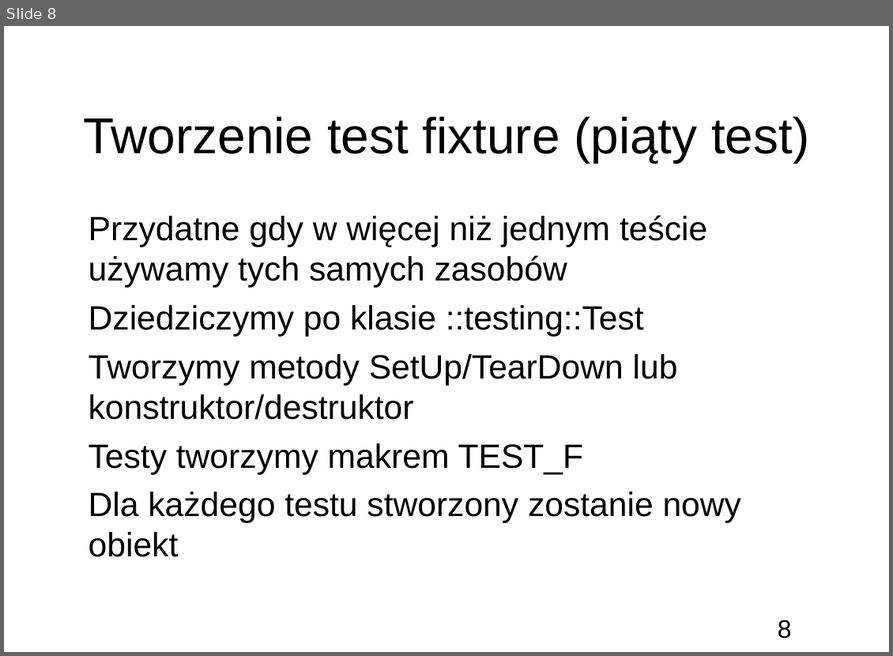
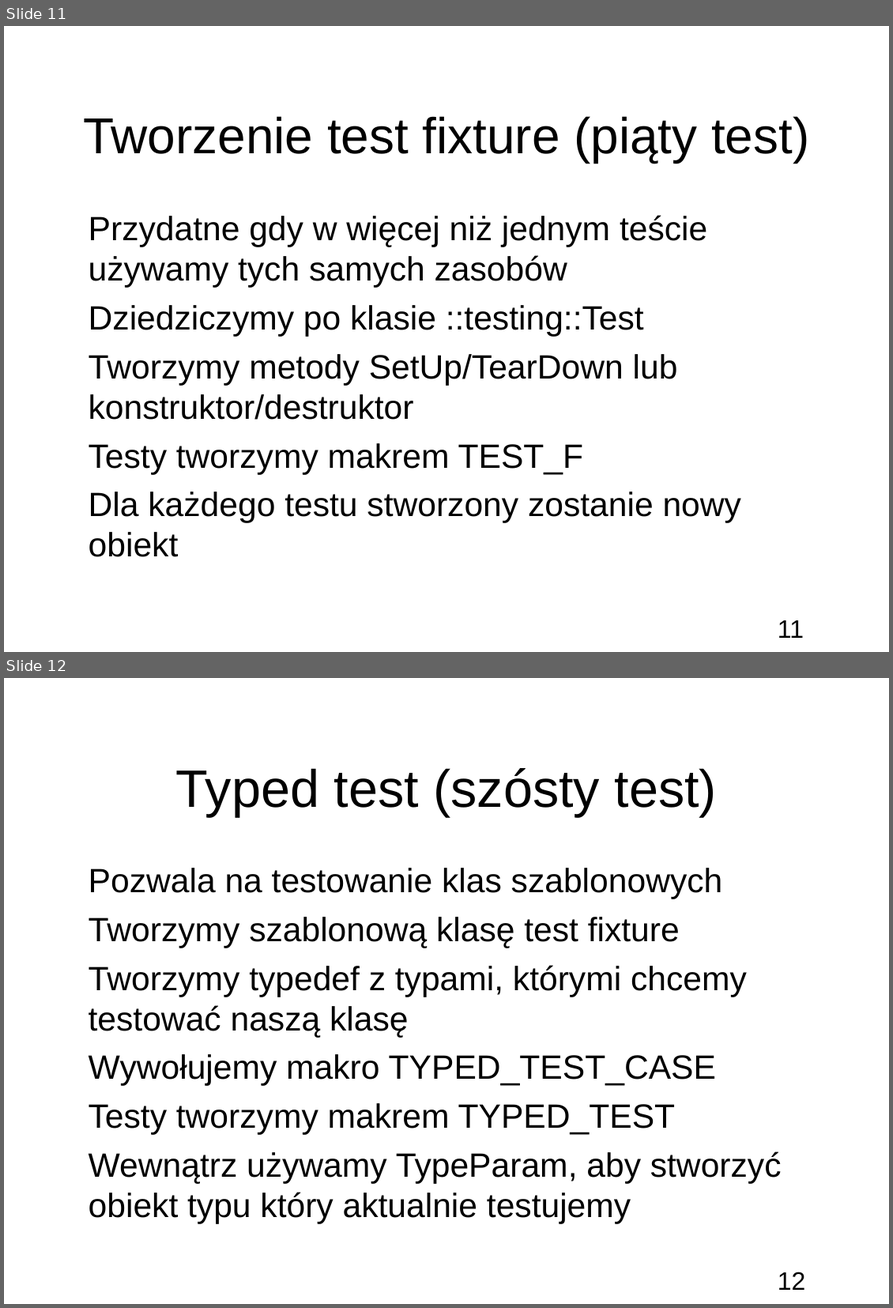
Before and after one commit to bercik/apt_seminar, a slide deck: prezentacja.odp. Shown one above the other, each under a label of ours: slide 8 before the commit, slides 11 and 12 after it. The pictures are 893x656 and 893x1308 pixels, drawn with LibreOffice and Linux fonts; fonts in the diff are those of the drawing; background and template pictures are left out. Boxes give left, top, right and bottom in pixels: in the first picture for what was removed or moved away, otherwise in the second. Text is boxed around its words. In the diff, an @@ line names an element or a change of style, - is before the commit and + after.

```diff
--- a/prezentacja.odp
+++ b/prezentacja.odp
@@ slide 12 added at (4,678,889,1304), background picture (left out); not listed: 1 template element that a slide beside it also shows @@
@@ title added at (176,768,717,816), 50 pt, text #000000 @@
+Typed test (szósty test)
@@ subtitle added at (89,868,781,1224), 32 pt, text #000000 @@
+● Pozwala na testowanie klas szablonowych
+● Tworzymy szablonową klasę test fixture
+● Tworzymy typedef z typami, którymi chcemy testować naszą klasę
+● Wywołujemy makro TYPED_TEST_CASE
+● Testy tworzymy makrem TYPED_TEST
+● Wewnątrz używamy TypeParam, aby stworzyć obiekt typu który aktualnie testujemy
@@ what was slide 8 is now slide 11 @@
@@ page number at (777,620,803,637): text changed @@
-8
+11
```
Also in this commit, not shown: 1 slide changed, 4 other slides added, 1 slide removed, 7 other files.
